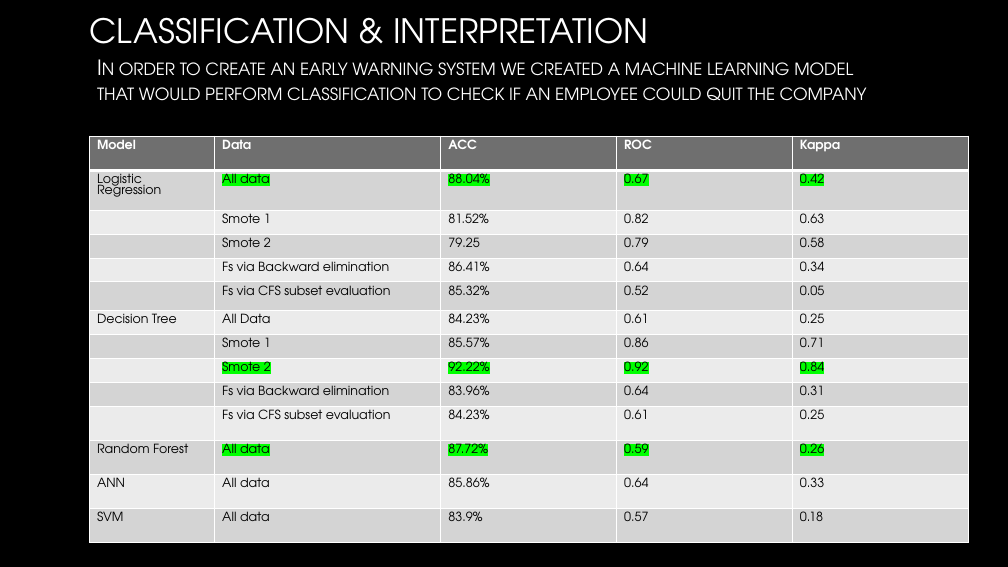
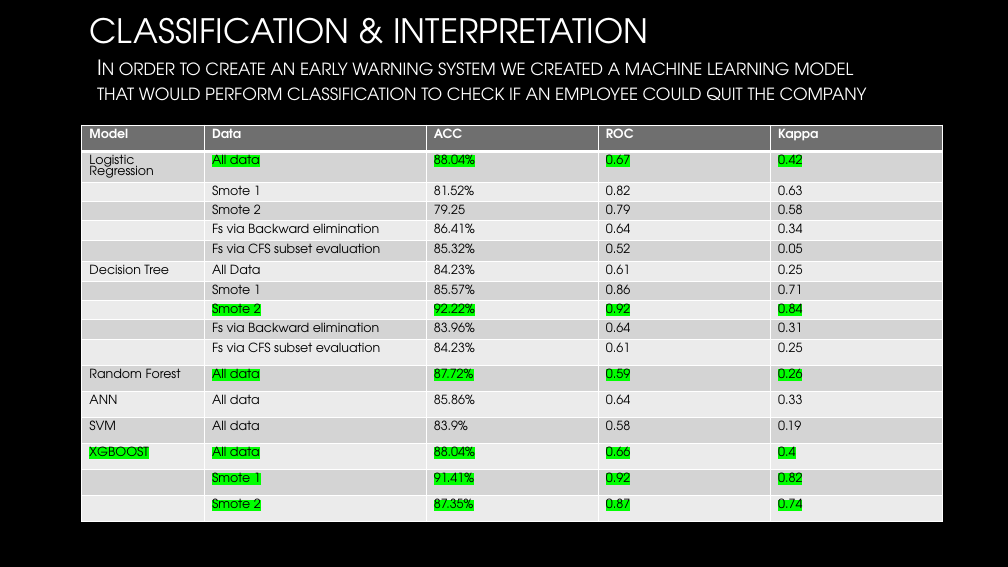
Before and after one commit to mmd52/HR_Employee_Attrition, a slide deck: slide 10 of Attrition Management.pptx. Drawn at 1008x567 pixels with LibreOffice and Linux fonts; fonts in the diff are those of the drawing; background and template pictures are left out. Boxes give left, top, right and bottom in pixels: in the first picture for what was removed or moved away, otherwise in the second. Text is boxed around its words. In the diff, an @@ line names an element or a change of style, - is before the commit and + after.

Commit message:
RevisedXGboost

```diff
--- a/Attrition Management.pptx
+++ b/Attrition Management.pptx
@@ table at bbox=[82, 125, 943, 554] @@
-row 14: SVM | All data | 83.9% | 0.57 | 0.18
+row 14: SVM | All data | 83.9% | 0.58 | 0.19
+row 15: XGBOOST | All data | 88.04% | 0.66 | 0.4
+row 16:  | Smote 1 | 91.41% | 0.92 | 0.82
+row 17:  | Smote 2 | 87.35% | 0.87 | 0.74
@@ table: place and size @@
-table at bbox=[89, 136, 967, 542]
+table at bbox=[82, 125, 943, 554]
```
Also in this commit, not shown: 1 other slide changed, 5 other files.
